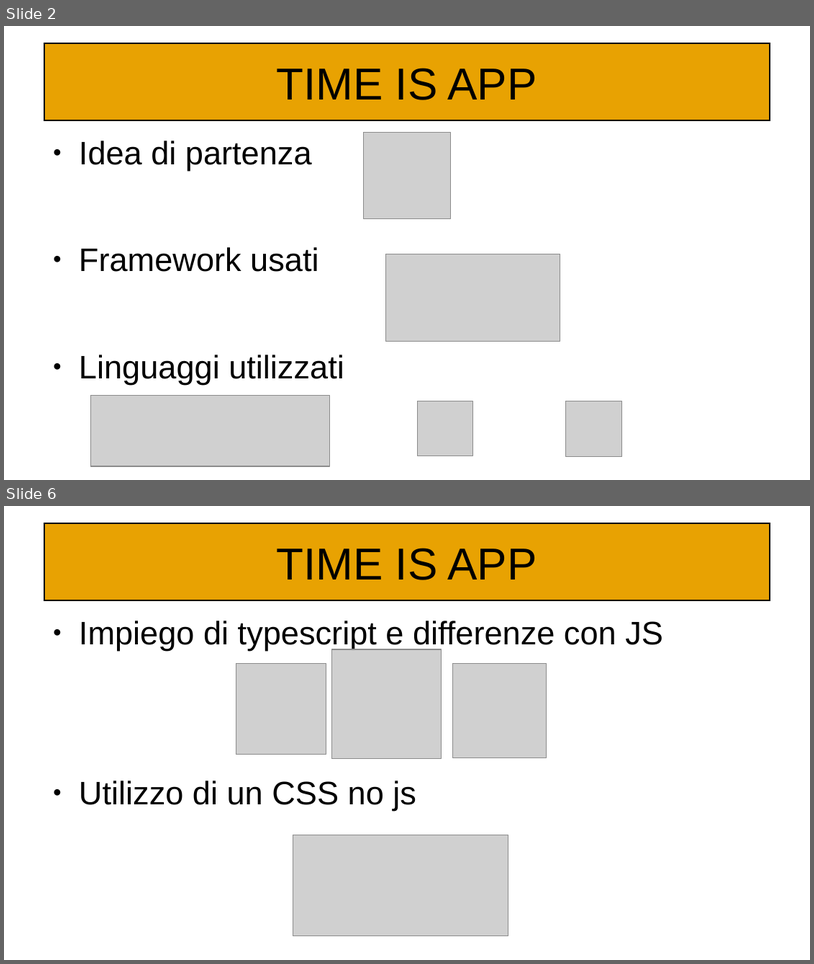
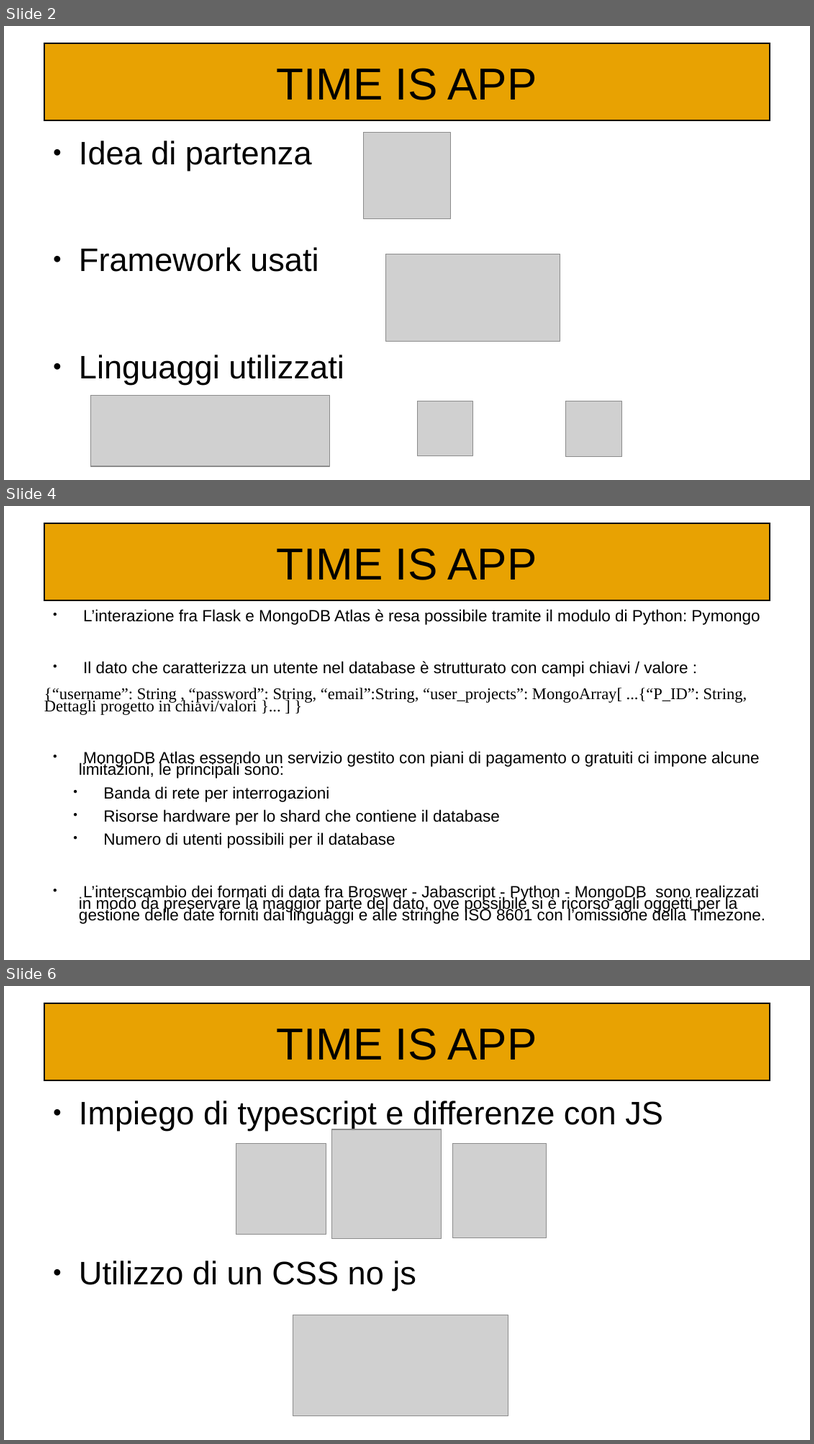
Before and after one commit to Kilne/Progetto_TecWeb, a slide deck: Relazioni/Maiuri.odp. Shown one above the other, each under a label of ours: slides 2 and 6 before the commit, slides 2, 4 and 6 after it; the slides between them are not shown. The pictures are 814x964 and 814x1444 pixels, drawn with LibreOffice and Linux fonts; fonts in the diff are those of the drawing; grey boxes stand for pictures. Boxes give left, top, right and bottom in pixels: in the first picture for what was removed or moved away, otherwise in the second. Text is boxed around its words. In the diff, an @@ line names an element or a change of style, - is before the commit and + after.

```diff
--- a/Relazioni/Maiuri.odp
+++ b/Relazioni/Maiuri.odp
@@ slide 4 added at bbox=[4, 506, 810, 960], background #FFFFFF @@
@@ title added at bbox=[44, 523, 770, 601], fill #E8A202, outline #000000 1.5 pt, 44 pt, text #000000 @@
+TIME IS APP
@@ text added at bbox=[44, 609, 766, 924], 16 pt, text #000000 @@
+● L’interazione fra Flask e MongoDB Atlas è resa possibile tramite il modulo di Python: Pymongo
+● Il dato che caratterizza un utente nel database è strutturato con campi chiavi / valore :
+{“username”: String , “password”: String, “email”:String, “user_projects”: MongoArray[ ...{“P_ID”: String, Dettagli progetto in chiavi/valori }... ] }
+● MongoDB Atlas essendo un servizio gestito con piani di pagamento o gratuiti ci impone alcune limitazioni, le principali sono:
+  ● Banda di rete per interrogazioni
+  ● Risorse hardware per lo shard che contiene il database
+  ● Numero di utenti possibili per il database
+● L’interscambio dei formati di data fra Broswer - Jabascript - Python - MongoDB sono realizzati in modo da preservare la maggior parte del dato, ove possibile si è ricorso agli oggetti per la gestione delle date forniti dai linguaggi e alle stringhe ISO 8601 con l’omissione della Timezone.
```
Also in this commit, not shown: 6 slides changed, 1 slide removed.
